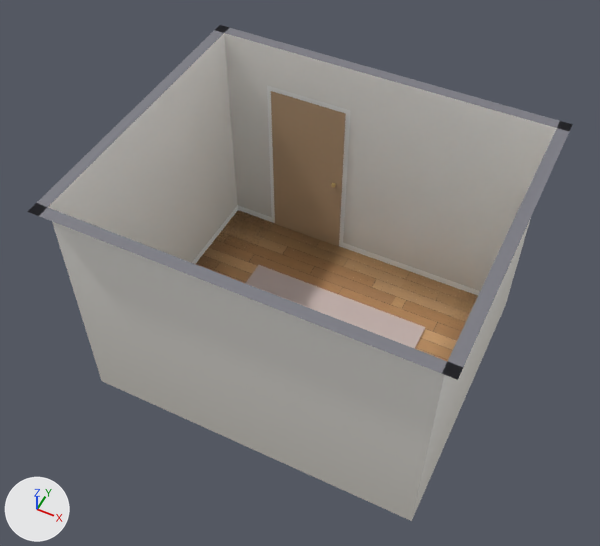
One commit to the glTF model frontend/assets/models/kitchen.glb: the scene before it, then after it.
Both versions are drawn from a camera (50 mm lens) standing at (4.23, -6.65, 7.52) and looking at (1.72, -1.62, 1.24). The lights are fixed; the arrows at lower left show +X, +Y and +Z. The first picture is the older version. Vertices at exactly the same position are counted once.

Before the edit, the objects in view are built like this:
```python
me_mesh_0 = bpy.data.meshes.new('Mesh_0')
me_mesh_0.from_pydata(...)  # 104 vertices, 78 faces; spans x -0.12..3.72, y -3.12..0.12, z 0.0..2.6
me_mesh_0.materials.append(mat_floor)  # picture img_image_0
me_mesh_0.materials.append(mat_walls)
me_mesh_0.materials.append(mat_baseboard)  # white #fcfcf9
me_mesh_0.materials.append(mat_walltop)  # grey #7c7c84
me_mesh_0.materials.append(mat_ao)
me_mesh_0.materials.append(mat_glass)  # pale blue #ddeffa
me_mesh_0.materials.append(mat_frame)  # white #fafaf8
me_mesh_0.materials.append(mat_door)  # beige #bfa07e
me_mesh_0.materials.append(mat_knob)  # beige #eddda0
me_mesh_0.materials.append(mat_rug)  # pale pink #cebcb6
ob_home = bpy.data.objects.new('Home', me_mesh_0)
ob_home.location = (0.0, 0.0, 0.0)
```
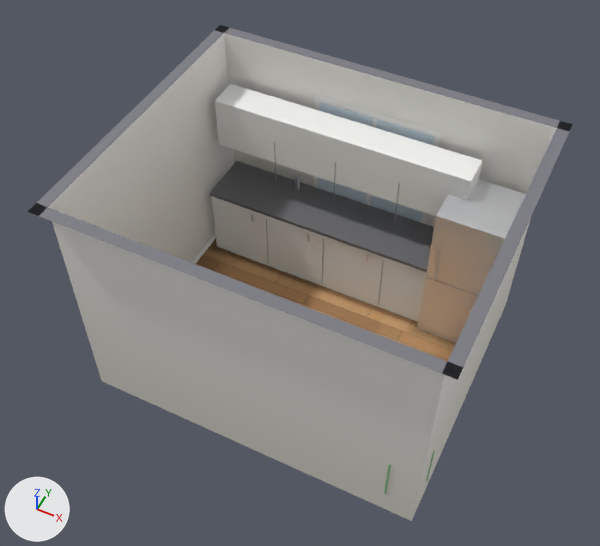
What the commit changed:
Material 'Steel' (mat_steel) is new.
Its base color is (0.8, 0.82, 0.85) (white #e7eaed).
Its metallic is 0.8.
Its roughness is 0.35.
Material 'Pot' (mat_pot) is new.
Its base color is (0.7, 0.45, 0.3) (beige #dab395).
Its roughness is 0.7.
Material 'Countertop' (mat_countertop) is new.
Its base color is (0.16, 0.16, 0.17) (grey #6f6f73).
Its roughness is 0.4.
Material 'Leaf' (mat_leaf) is new.
Its base color is (0.22, 0.46, 0.22) (green #81b581).
Its roughness is 0.8.
Material 'Black' (mat_black) is new.
Its base color is (0.06, 0.06, 0.07) (dark grey #45454b).
Its roughness is 0.3.
Material 'Cabinet' (mat_cabinet) is new.
Its base color is (0.93, 0.93, 0.9) (white #f7f7f3).
Its roughness is 0.6.
Material 'Metal' (mat_metal) is new.
Its base color is (0.78, 0.79, 0.8) (white #e5e6e7).
Its metallic is 0.9.
Its roughness is 0.3.
Material 'Seam' (mat_seam) is new.
Its base color is (0.35, 0.35, 0.35) (grey #a0a0a0).
Its roughness is 0.8.
me_mesh_0 is used by ob_home; location (0.0, 0.0, 0.0).
me_mesh_0 had 104 vertices, 78 faces and spanned x -0.12..3.72, y -3.12..0.12, z 0.0..2.6.
me_mesh_0 now has 328 vertices, 408 faces and spans x -0.12..3.72, y -3.12..0.12, z 0.0..2.6.
me_mesh_0 part 1: a new loose piece, a box spanning x 0.95..0.99, y -0.22..-0.18, z 0.92..1.12, in mat_metal (white #e5e6e7).
me_mesh_0 part 2: a new loose piece, a box spanning x 2.878..2.902, y -0.832..-0.808, z 0.9..1.4, in mat_metal (white #e5e6e7).
me_mesh_0 part 3: a new loose piece, a box spanning x 0.1..3.0, y -0.7..-0.1, z 0.0..0.88, in mat_cabinet (white #f7f7f3).
me_mesh_0 part 4: a new loose piece, a box spanning x 0.1..3.0, y -0.45..-0.1, z 1.45..2.05, in mat_cabinet (white #f7f7f3).
me_mesh_0 part 5: a new loose piece, a box spanning x 0.09..3.01, y -0.72..-0.08, z 0.88..0.92, in mat_countertop (grey #6f6f73).
me_mesh_0 part 6: a new loose piece, a box spanning x 2.8..3.5, y -0.8..-0.1, z 0.0..1.8, in mat_steel (white #e7eaed).
me_mesh_0 part 7: the loose piece of 8 vertices spanning x 0.72..2.88, y -2.25..-0.75, z 0.0..0.02 is deleted.
me_mesh_0 part 8: 8 vertices removed from x 0.51..1.51, y -0.02..-0.01, z 0.0..2.1; 32 vertices added at x -0.02..3.62, y -0.92..0.02, z 0.0..2.16.
me_mesh_0 part 9: 24 vertices added at x 2.36..3.61, y -3.01..-2.39, z 0.0..2.1.
Other edits to the shape of me_mesh_0 do not show in these pictures.
me_mesh_0 no longer uses material mat_rug (pale pink #cebcb6).
me_mesh_0 gains material mat_metal (white #e5e6e7).
me_mesh_0 gains material mat_black (dark grey #45454b).
me_mesh_0 gains material mat_leaf (green #81b581).
me_mesh_0 gains material mat_pot (beige #dab395).
me_mesh_0 gains material mat_cabinet (white #f7f7f3).
me_mesh_0 gains material mat_countertop (grey #6f6f73).
me_mesh_0 gains material mat_steel (white #e7eaed).
me_mesh_0 gains material mat_seam (grey #a0a0a0).

Pixel boxes (x1, y1, x2, y2) of what changed, in the pictures (600 x 546 px):
part 1 of me_mesh_0, added: after (295, 174, 300, 190)
part 2 of me_mesh_0, added: after (432, 247, 440, 282)
part 3 of me_mesh_0, added: after (212, 196, 427, 322)
part 4 of me_mesh_0, added: after (215, 84, 482, 216)
part 5 of me_mesh_0, added: after (210, 161, 434, 272)
part 6 of me_mesh_0, added: after (417, 179, 526, 344)
part 7 of me_mesh_0, deleted (pale pink): before (245, 265, 425, 349)
part 8 of me_mesh_0, built on: before (267, 85, 350, 247); after (314, 95, 441, 224)
part 9 of me_mesh_0, added: after (384, 450, 434, 494)
